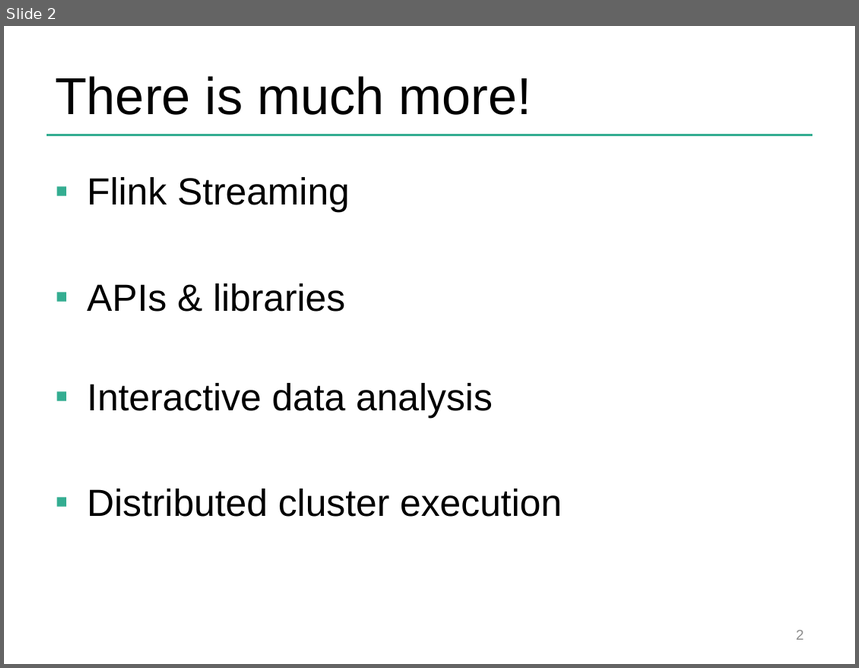
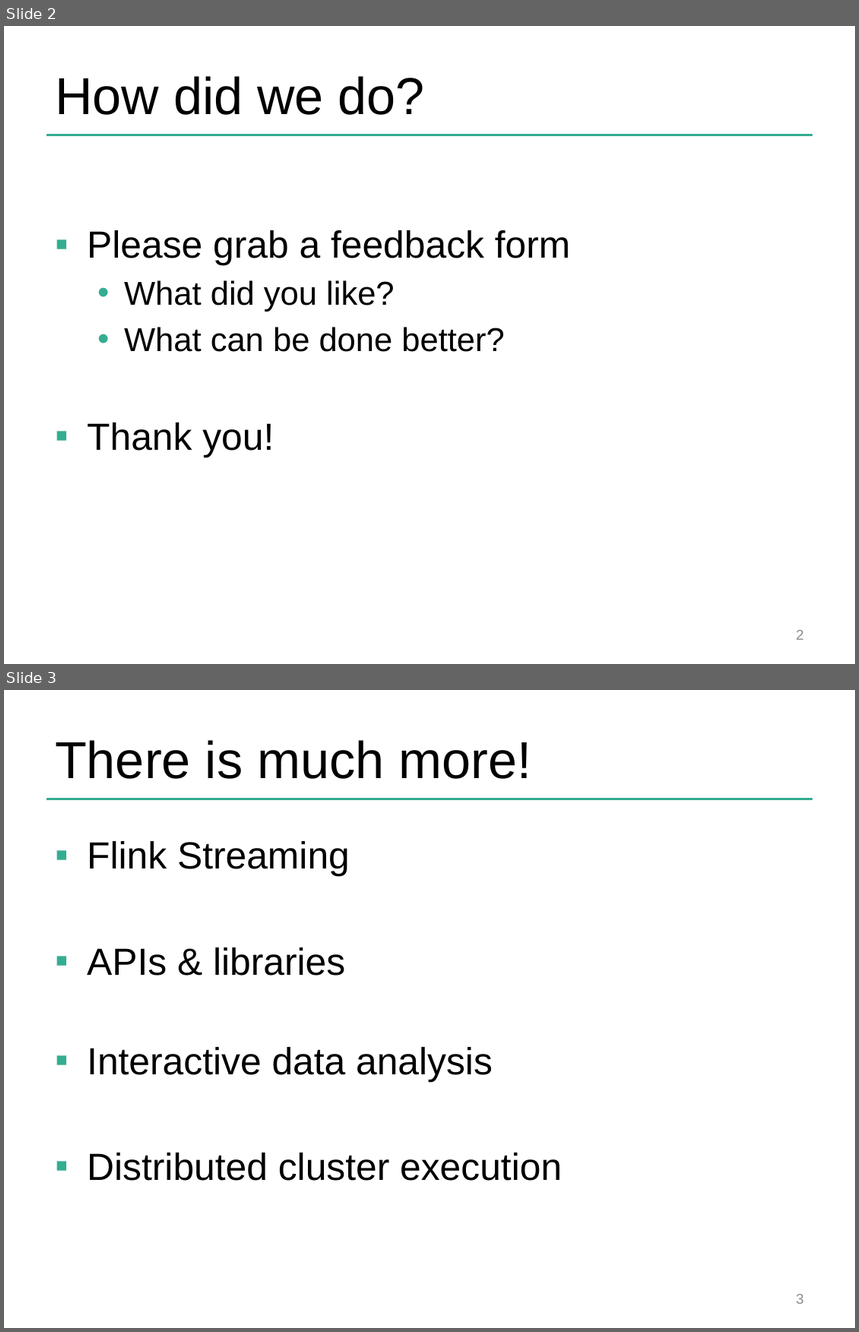
Before and after one commit to dataArtisans/flink-training-web, a slide deck: slides/closing.pptx. Shown one above the other, each under a label of ours: slide 2 before the commit, slides 2 and 3 after it. The pictures are 859x668 and 859x1332 pixels, drawn with LibreOffice and Linux fonts; fonts in the diff are those of the drawing; background and template pictures are left out. Boxes give left, top, right and bottom in pixels: in the first picture for what was removed or moved away, otherwise in the second. Text is boxed around its words. In the diff, an @@ line names an element or a change of style, - is before the commit and + after.

```diff
--- a/slides/closing.pptx
+++ b/slides/closing.pptx
@@ slide 2 added at [4,26,855,664], background #FFFFFF; not listed: 1 template element that a slide beside it also shows @@
@@ title added at [55,76,425,115], 44 pt, text #000000 @@
+How did we do?
@@ text added at [87,230,571,458], 28 pt, text #000000 @@
+▪ Please grab a feedback form
+  • What did you like?
+  • What can be done better?
+▪ Thank you!
@@ page number added at [796,630,804,640], 12 pt, text #8C8C8C @@
+2
@@ what was slide 2 is now slide 3 @@
@@ page number at [796,1294,804,1304]: text changed @@
-2
+3
```
Also in this commit, not shown: 4 slides changed, 4 other slides added, 2 slides removed, 5 other files.
